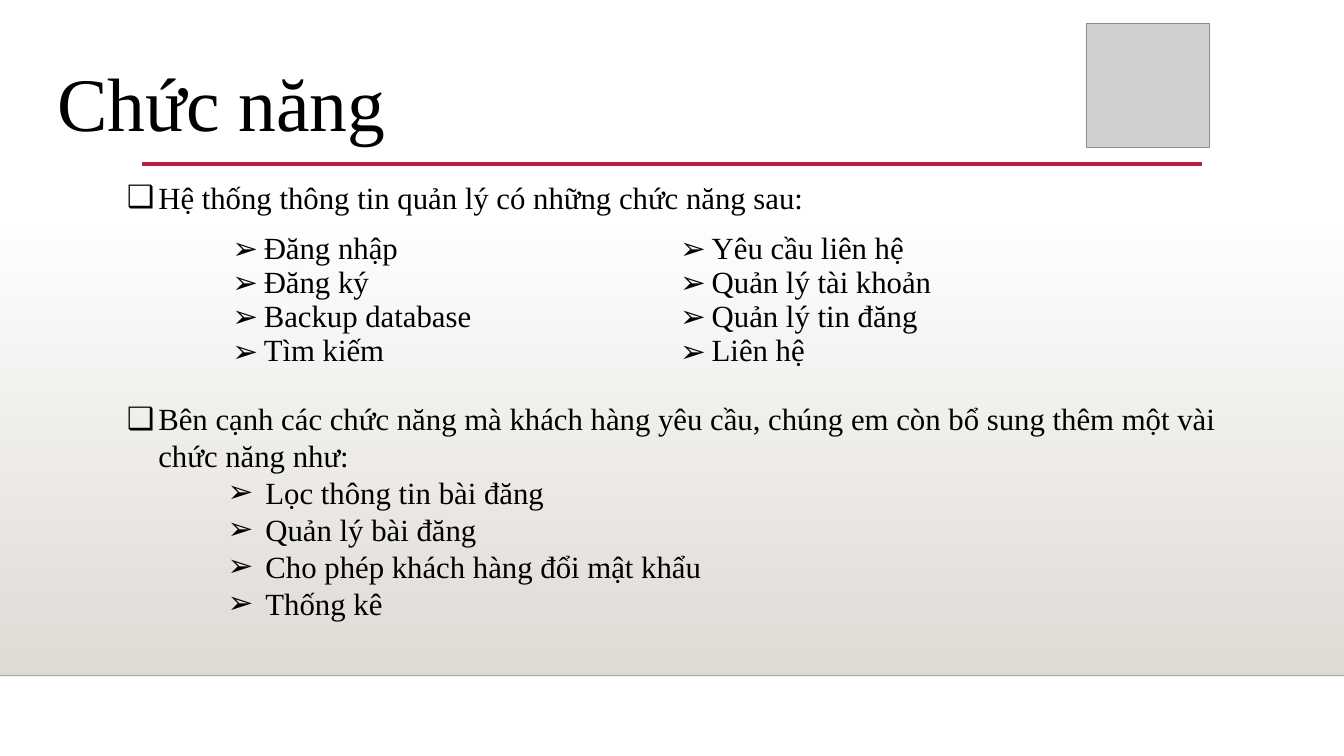
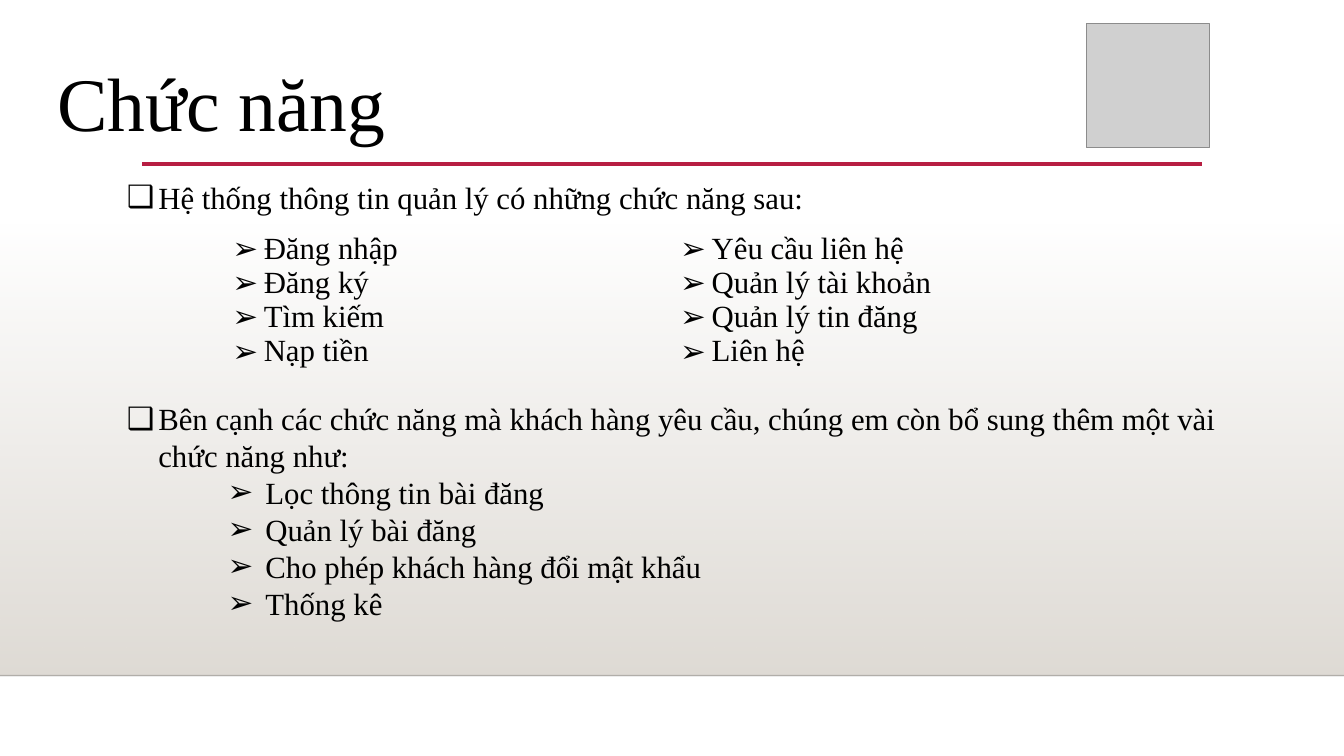
Before and after one commit to MinhPhamNhat/MnM-Real-Estate-Agency, a slide deck: slide 5 of Document/51800590_51800903_51800212.pptx. Drawn at 1344x756 pixels with LibreOffice and Linux fonts; fonts in the diff are those of the drawing; grey boxes stand for pictures; background and template pictures are left out. Boxes give left, top, right and bottom in pixels: in the first picture for what was removed or moved away, otherwise in the second. Text is boxed around its words. In the diff, an @@ line names an element or a change of style, - is before the commit and + after.

```diff
--- a/Document/51800590_51800903_51800212.pptx
+++ b/Document/51800590_51800903_51800212.pptx
@@ table at (171, 227, 1067, 385) @@
-row 1, column 1: Đăng nhập / Đăng ký / Backup database / Tìm kiếm
+row 1, column 1: Đăng nhập / Đăng ký / Tìm kiếm / Nạp tiền
```
Also in this commit, not shown: 4 slides added, 10 other files.
